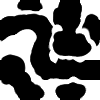
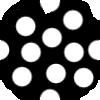
Layered file, before and after one edit (100×100). Changes by layer:
showed "a5", painted on it over [0, 0, 100, 100]
hid "g5" over [0, 0, 100, 100]
